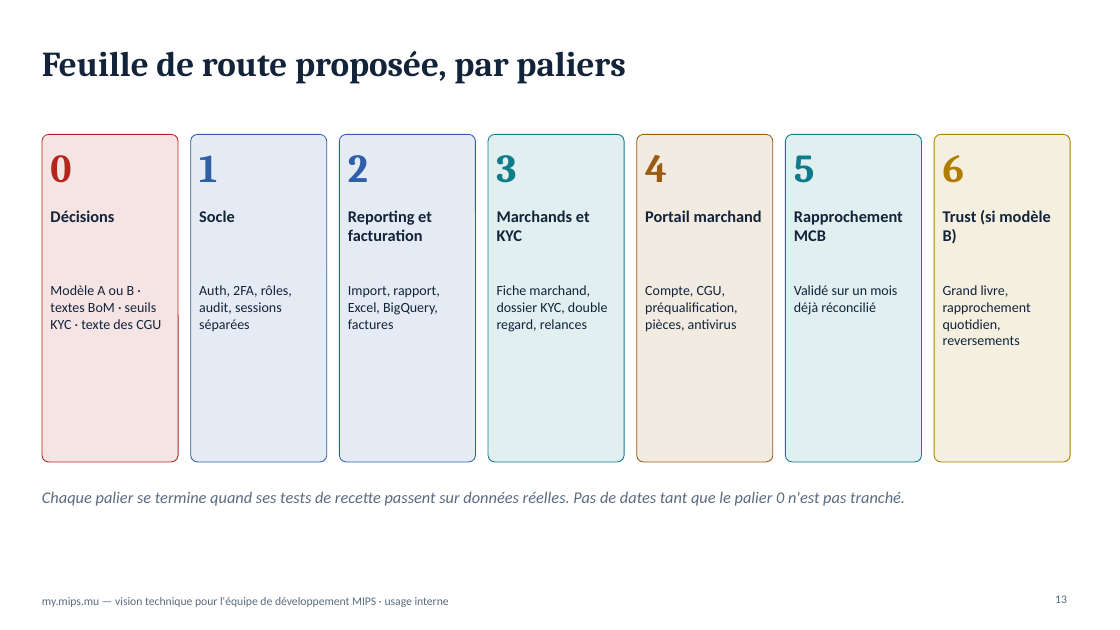
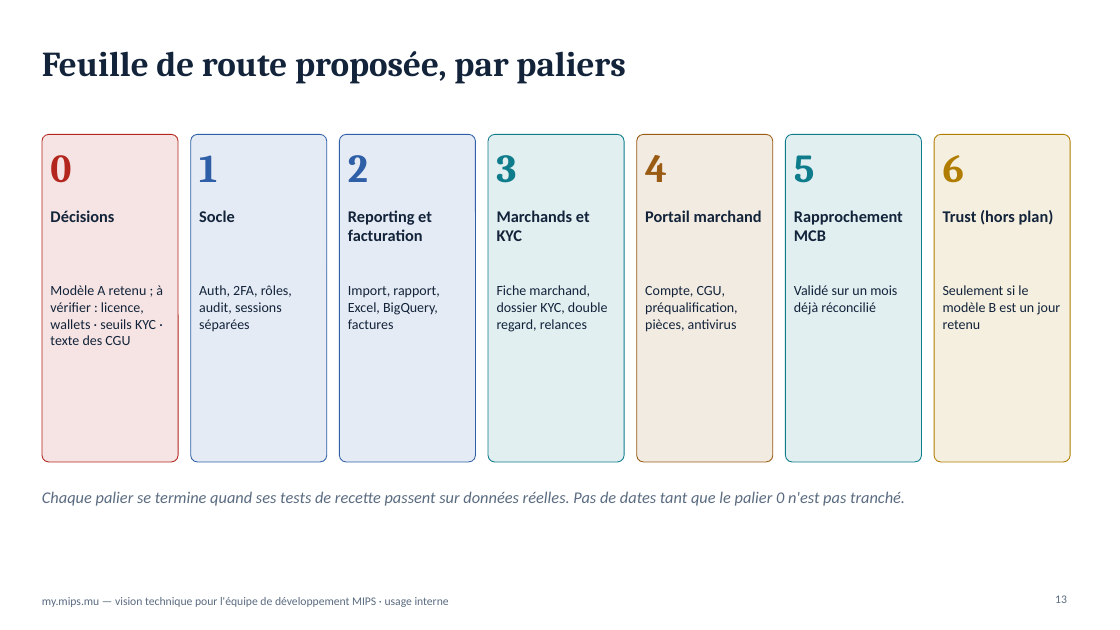
Before and after one commit to fmassonmips/mips-platform, a slide deck: slide 13 of outputs/recap/MIPS-vision-developpeurs.pptx. Drawn at 1120x630 pixels with LibreOffice and Linux fonts; fonts in the diff are those of the drawing. Boxes give left, top, right and bottom in pixels: in the first picture for what was removed or moved away, otherwise in the second. Text is boxed around its words. In the diff, an @@ line names an element or a change of style, - is before the commit and + after.

```diff
--- a/outputs/recap/MIPS-vision-developpeurs.pptx
+++ b/outputs/recap/MIPS-vision-developpeurs.pptx
@@ text at (943, 210, 1054, 225): text changed @@
-Trust (si modèle B)
+Trust (hors plan)
@@ text at (50, 285, 163, 345): text changed @@
-Modèle A ou B · textes BoM · seuils KYC · texte des CGU
+Modèle A retenu ; à vérifier : licence, wallets · seuils KYC · texte des CGU
@@ text at (943, 285, 1060, 329): text changed @@
-Grand livre, rapprochement quotidien, reversements
+Seulement si le modèle B est un jour retenu
```
Also in this commit, not shown: 2 other slides changed, 3 other files.
